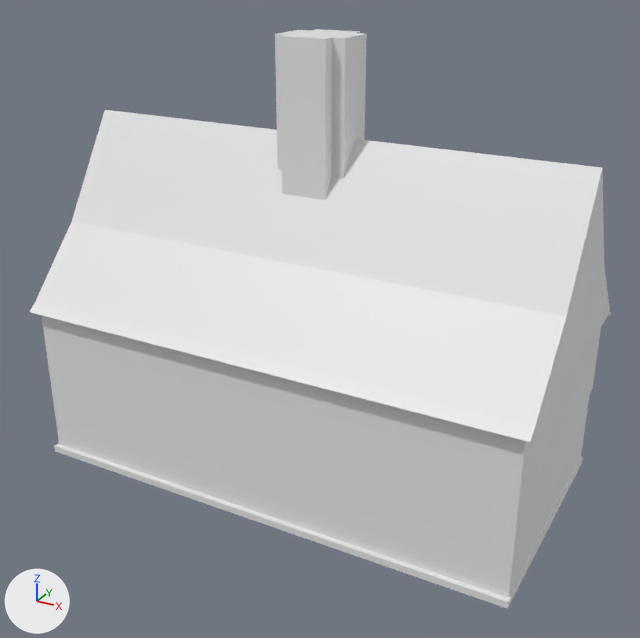
Before and after pictures for a commit that changed the Blender file Assets/House/newhouse2.blend.
Camera for both pictures: a camera (50 mm lens) standing at (9.85, -17.73, 12.9) and looking at (0.28, -0.33, 4.2). Lighting does not change. The marker at lower left points along +X, +Y and +Z.
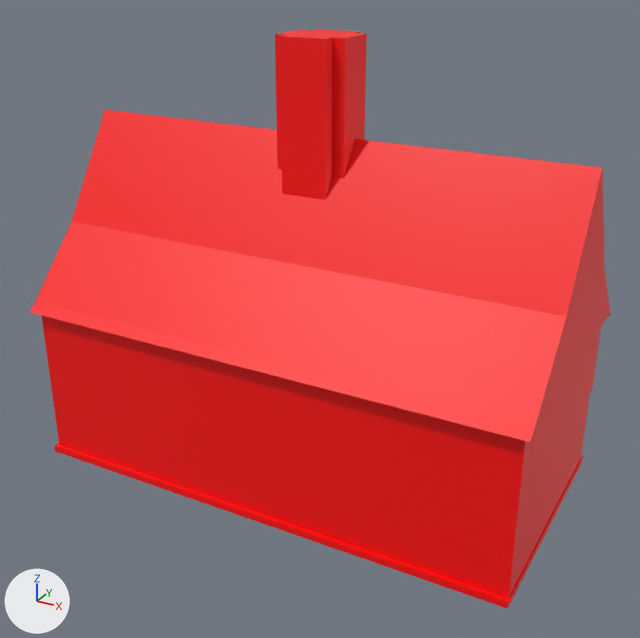
What changed in the scene script:
```text
Add img_genericred_png:
    img_genericred_png = load_image('genericred.png', 'genericred.png', 16, 16, 'sRGB')
Add mat_genericred_png:
    mat_genericred_png = principled_material('genericred.png')
    mat_genericred_png.texture = img_genericred_png
Change me_plane_002:
    where me_plane_002.from_pydata(...)  # 129 vertices, 74 faces; spans x -7.4..5.4, y -4.29..2.57, z 0.0..10.79
    add me_plane_002.materials.append(mat_genericred_png)  # picture img_genericred_png
```

What differs and where, as boxes (x1, y1, x2, y2) in the pictures (640 x 638 px):
'Plane', recoloured (white to red)
    both: (30, 29, 611, 609)
